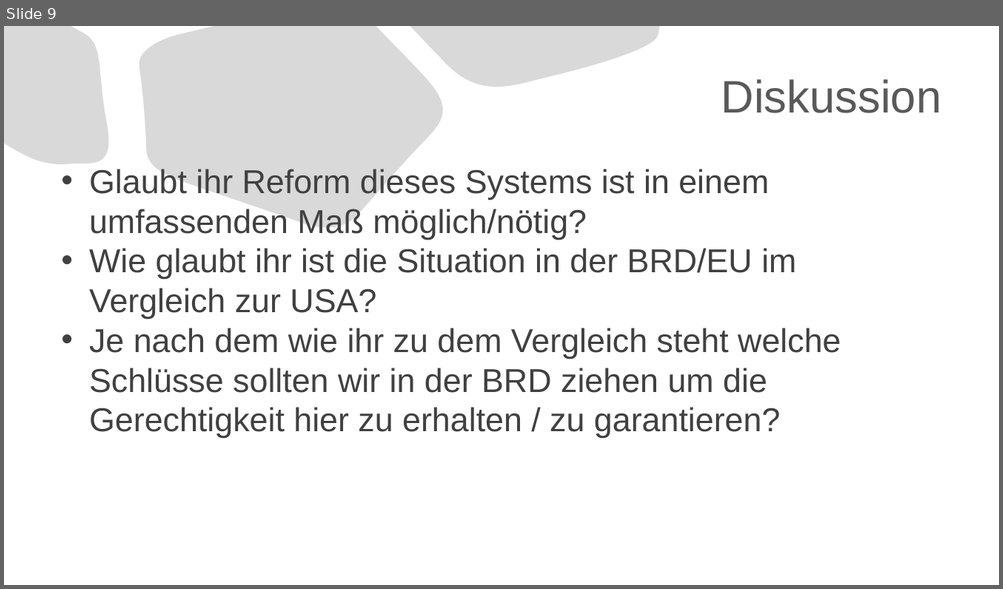
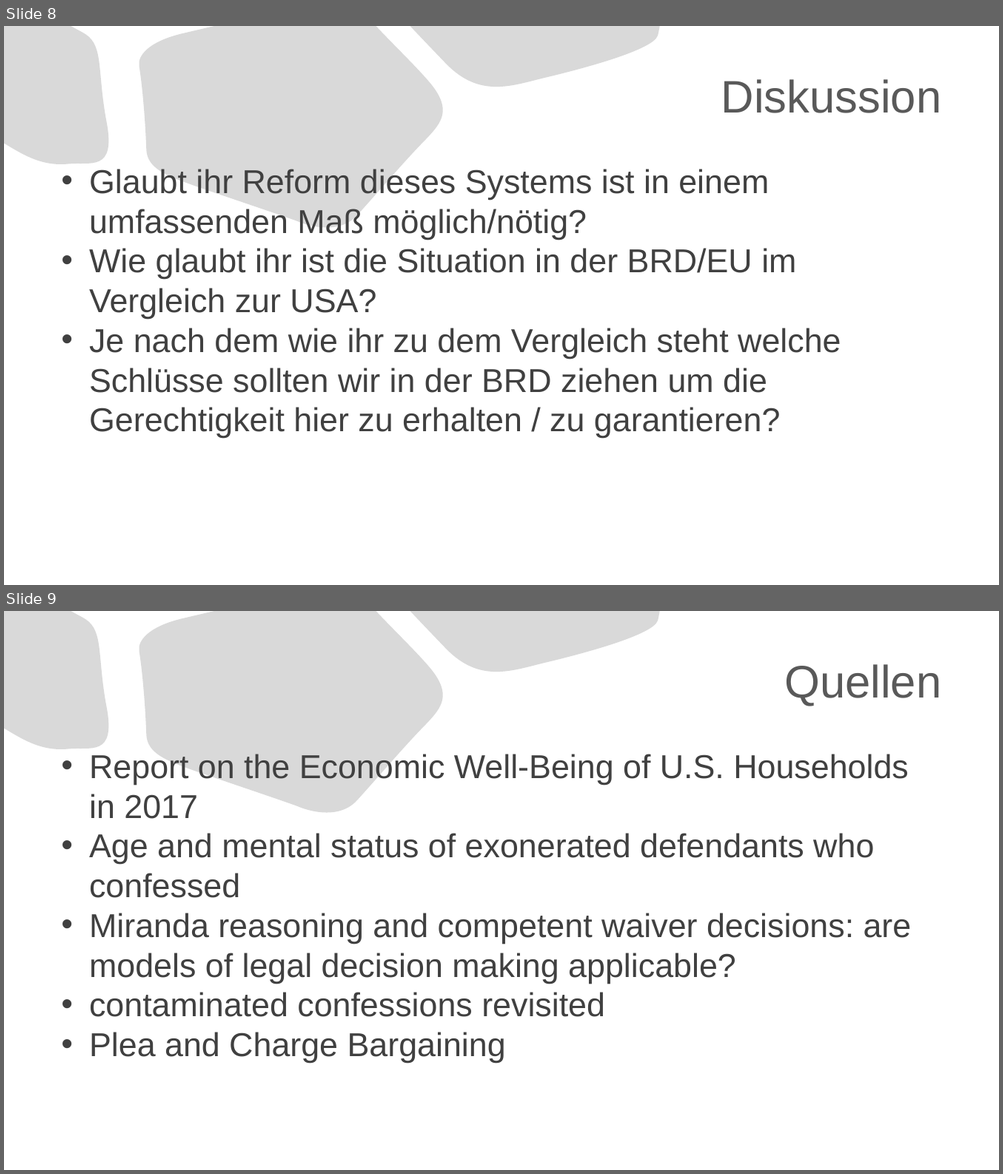
Before and after one commit to MAA28/Abi, a slide deck: Seminarfach/Präsentation.pptx. Shown one above the other, each under a label of ours: slide 9 before the commit, slides 8 and 9 after it. The pictures are 1003x589 and 1003x1174 pixels, drawn with LibreOffice and Linux fonts; fonts in the diff are those of the drawing. Boxes give left, top, right and bottom in pixels: in the first picture for what was removed or moved away, otherwise in the second. Text is boxed around its words. In the diff, an @@ line names an element or a change of style, - is before the commit and + after.

```diff
--- a/Seminarfach/Präsentation.pptx
+++ b/Seminarfach/Präsentation.pptx
@@ slide 9 added at [4, 611, 999, 1170], background #FFFFFF; not listed: 3 template elements that a slide beside it also shows @@
@@ title added at [784, 664, 941, 706], 44 pt, text #595959 @@
+Quellen
@@ text added at [89, 754, 911, 1063], 32 pt, text #404040 @@
+• Report on the Economic Well-Being of U.S. Households in 2017
+• Age and mental status of exonerated defendants who confessed
+• Miranda reasoning and competent waiver decisions: are models of legal decision making applicable?
+• contaminated confessions revisited
+• Plea and Charge Bargaining
@@ what was slide 9 is now slide 8 @@
```
Also in this commit, not shown: 3 slides changed, 1 slide removed, 1 other file.
